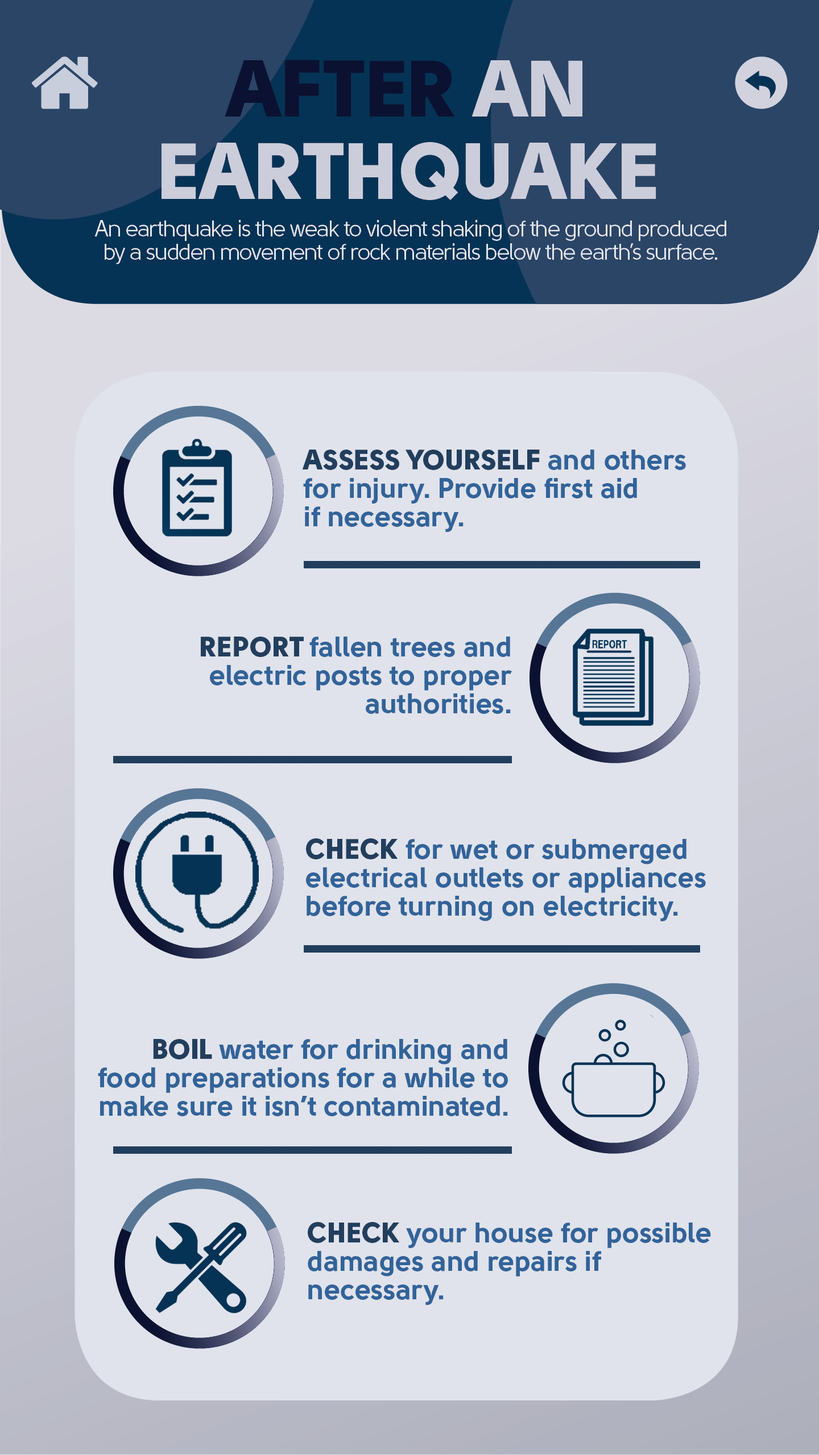
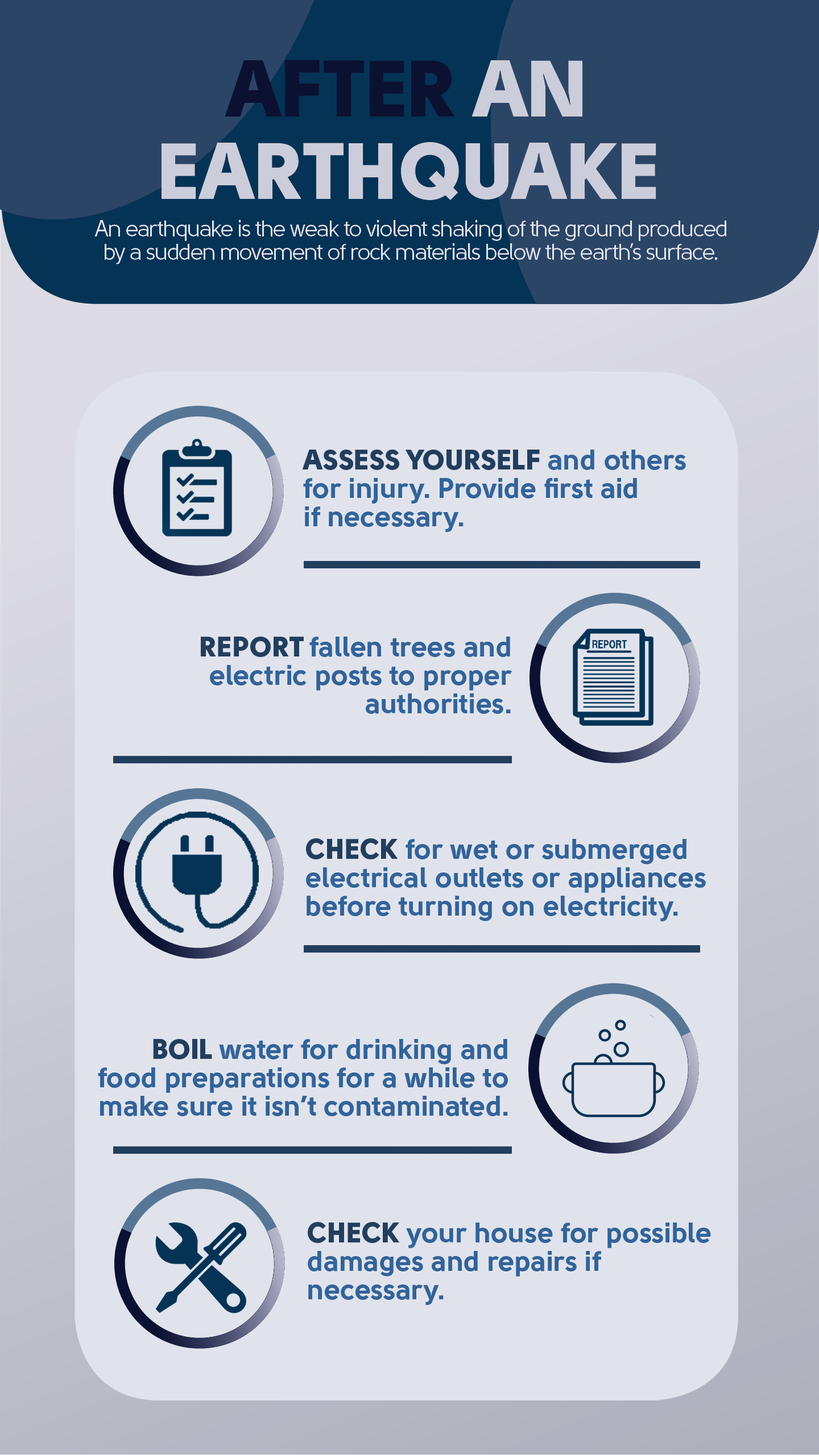
Layers edited between the first and the second 819px x 1455px image:
hid "home" over [31, 56, 98, 110]
hid "back" over [734, 56, 788, 110]
